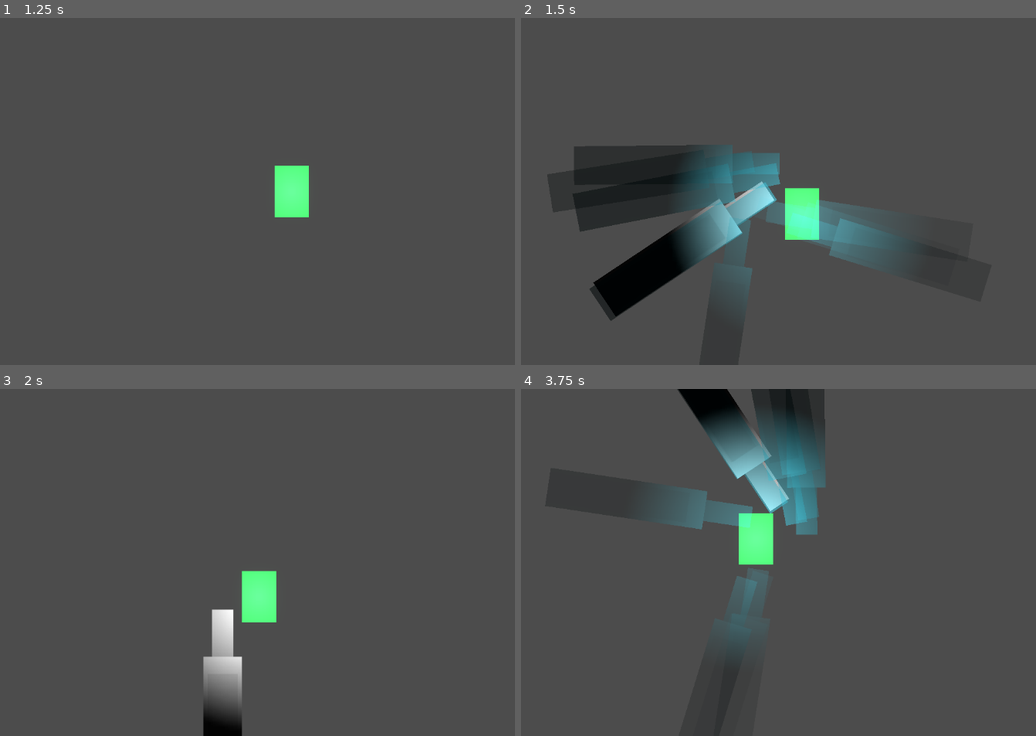
Above: before the commit, frames 1-4 (two rows, left to right).
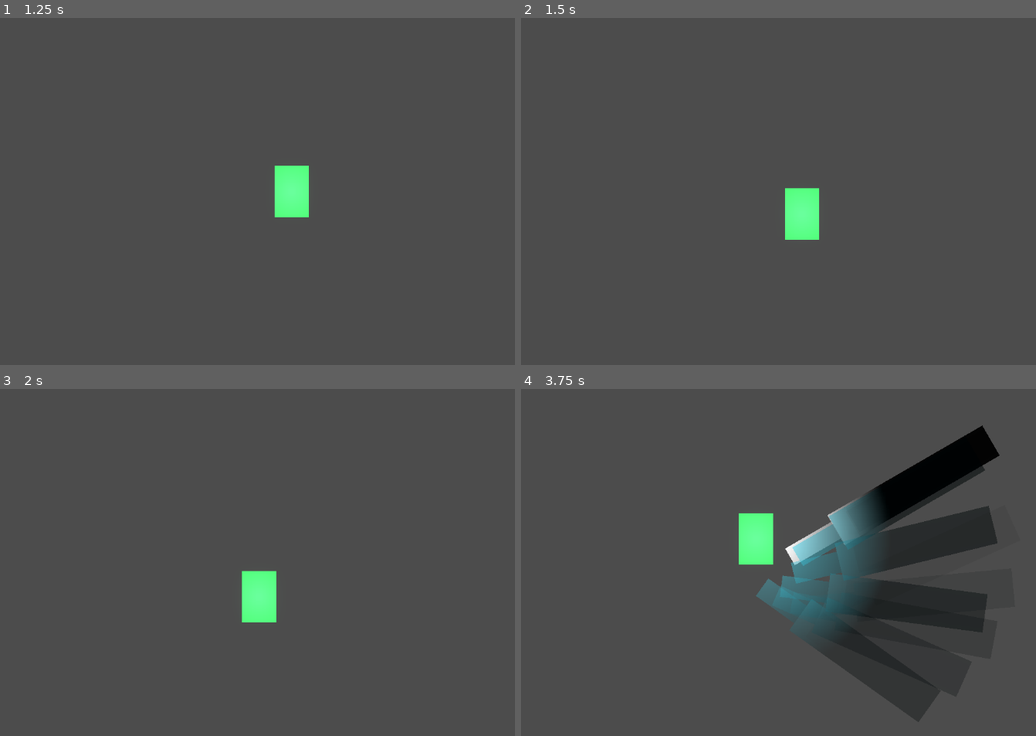
Above: after the commit, the same moments.

Repository: WMsans/top-down-rogue
Game: Godot game, scene res://scenes/main.tscn
The game is run twice, just before and just after one commit, with the same random seed, the same clock (stepped at 60 frames per second) and the same inputs.
Inputs (mouse positions are in pixels of both pictures, inside the frame that each line leads up to):
- Up to frame 1 (1.25 s): tap Enter at 0.5 s; move the mouse to (391, 174) at 0.52 s; hold D from 0.53 s (still down); tap Z at 0.6 s; click (391, 174) at 0.67 s
- Up to frame 2 (1.5 s): tap Space at 1.25 s; move the mouse to (654, 208) at 1.27 s; release D at 1.28 s; hold S from 1.28 s (still down); tap X at 1.35 s
- Up to frame 3 (2 s): keep holding S
- Up to frame 4 (3.75 s): move the mouse to (840, 486) at 2.02 s; release S at 2.03 s; hold D 2.03-2.78 s; tap C at 2.1 s; move the mouse to (747, 631) at 2.77 s; hold W 2.78-3.53 s; tap Z at 2.85 s; click (747, 631) at 2.92 s; move the mouse to (963, 614) at 3.52 s; hold A from 3.53 s (still down); tap X at 3.6 s

Frame 1 is identical in both runs. In frame 2, 14% of the frame differs, in the area x 5-85%, y 36-88%; in frame 3, 1.9%; in frame 4, 24%, in the area x 29-93%, y 0-100%.
Error in both runs: Cannot call method 'shader_create_from_spirv' on a null value. (res://src/core/world_manager.gd:97)

Commit message:
fix: mele swing

Diff:
--- a/src/weapons/melee_weapon.gd
+++ b/src/weapons/melee_weapon.gd
@@ -9,42 +9,53 @@
 
 # Visual constants
 const PIVOT_DISTANCE: float = 15.0
-const SWING_DURATION: float = 0.30
 const HALF_ARC: float = PI / 3.5
 
-# Phase timing ratios
-const PREP_END: float = 0.12
-const ACTION_END: float = 0.32
-const SETTLE_END: float = 0.60
-const RETURN_START: float = 0.60
-const RETURN_EASE_POWER: float = 2.5
+# Per-phase durations (seconds)
+const PREP_DURATION: float = 0.08
+const ACTION_DURATION: float = 0.12
+const SETTLE_DURATION: float = 0.18
+const RETURN_DURATION: float = 0.22
 
 # Swing angles
 const ANTICIPATION_PULLBACK: float = PI / 6.0
-const OVERSHOOT_ANGLE: float = PI / 5.0
-const SETTLE_BOUNCE_AMOUNT: float = PI / 14.0
-
-# Squash & stretch
+const OVERSHOOT_ANGLE: float = PI / 4.0
+const SETTLE_BOUNCE_AMOUNT: float = PI / 12.0
+const SETTLE_BOUNCE_FREQ: float = 28.0
+
+# Squash & stretch targets
 const PREP_SCALE: Vector2 = Vector2(1.25, 0.75)
 const ACTION_SCALE: Vector2 = Vector2(0.7, 1.35)
 const SETTLE_SCALE: Vector2 = Vector2(1.1, 0.92)
 
 # Distance punch
 const PUNCH_DISTANCE: float = 22.0
+
+# Lerp speeds (exponential decay rate, higher = snappier)
+const LERP_SNAP: float = 16.0
+const LERP_SMOOTH: float = 10.0
+const LERP_EASE: float = 6.0
 
 # Trail
 const TRAIL_INTERVAL: float = 0.02
 const TRAIL_LIFETIME: float = 0.15
 const TRAIL_COLOR: Color = Color(0.3, 0.9, 1.0, 0.6)
 
+enum Phase { NONE, PREP, ACTION, SETTLE, RETURN }
+
 var _cooldown_timer: float = 0.0
 var _is_swinging: bool = false
-var _elapsed: float = 0.0
+var _phase: int = Phase.NONE
+var _phase_time: float = 0.0
 var _start_angle: float = 0.0
 var _end_angle: float = 0.0
+var _swing_dir: float = 1.0
 var _facing_angle: float = 0.0
 var _visual_angle: float = NAN
 var _trail_timer: float = 0.0
+var _swing_angle: float = 0.0
+var _swing_dist: float = PIVOT_DISTANCE
+var _swing_scale: Vector2 = Vector2.ONE
 
 const IDLE_ROTATION_SPEED: float = 10.0
 
@@ -115,7 +126,12 @@
 	_facing_angle = direction.angle()
 	_start_angle = _facing_angle - HALF_ARC
 	_end_angle = _facing_angle + HALF_ARC
-	_elapsed = 0.0
+	_swing_dir = signf(_end_angle - _start_angle)
+	_swing_angle = _visual_angle
+	_swing_dist = PIVOT_DISTANCE
+	_swing_scale = Vector2.ONE
+	_phase = Phase.PREP
+	_phase_time = 0.0
 	_trail_timer = TRAIL_INTERVAL
 	_is_swinging = true
 
@@ -129,86 +145,87 @@
 
 
 func _process_swing(delta: float) -> void:
-	_elapsed += delta
+	_phase_time += delta
 	_trail_timer += delta
 
-	var t := _elapsed / SWING_DURATION
-	if t >= 1.0:
-		_is_swinging = false
-		_process_idle()
-		return
+	var target_angle: float = _facing_angle
+	var target_dist: float = PIVOT_DISTANCE
+	var target_scale: Vector2 = Vector2.ONE
+	var angle_speed: float = LERP_SMOOTH
+	var dist_speed: float = LERP_SMOOTH
+	var scale_speed: float = LERP_SMOOTH
+
+	match _phase:
+		Phase.PREP:
+			target_angle = _start_angle - ANTICIPATION_PULLBACK * _swing_dir
+			target_dist = PIVOT_DISTANCE * 0.85
+			target_scale = PREP_SCALE
+			angle_speed = LERP_SMOOTH
+			dist_speed = LERP_SMOOTH
+			scale_speed = LERP_SMOOTH
+			if _phase_time >= PREP_DURATION:
+				_phase = Phase.ACTION
+				_phase_time = 0.0
+
+		Phase.ACTION:
+			target_angle = _end_angle + OVERSHOOT_ANGLE * _swing_dir
+			target_dist = PUNCH_DISTANCE
+			target_scale = ACTION_SCALE
+			angle_speed = LERP_SNAP
+			dist_speed = LERP_SNAP
+			scale_speed = LERP_SNAP
+			if _phase_time >= ACTION_DURATION:
+				_phase = Phase.SETTLE
+				_phase_time = 0.0
+
+		Phase.SETTLE:
+			var decay := maxf(0.0, 1.0 - _phase_time / SETTLE_DURATION)
+			target_angle = _end_angle + sin(_phase_time * SETTLE_BOUNCE_FREQ) * SETTLE_BOUNCE_AMOUNT * decay * _swing_dir
+			target_dist = PIVOT_DISTANCE
+			target_scale = Vector2.ONE + (SETTLE_SCALE - Vector2.ONE) * decay
+			angle_speed = LERP_SMOOTH
+			dist_speed = LERP_SMOOTH
+			scale_speed = LERP_SMOOTH
+			if _phase_time >= SETTLE_DURATION:
+				_phase = Phase.RETURN
+				_phase_time = 0.0
+
+		Phase.RETURN:
+			target_angle = _facing_angle
+			target_dist = PIVOT_DISTANCE
+			target_scale = Vector2.ONE
+			angle_speed = LERP_EASE
+			dist_speed = LERP_EASE
+			scale_speed = LERP_EASE
+			if _phase_time >= RETURN_DURATION:
+				_is_swinging = false
+				_visual_angle = _swing_angle
+				_process_idle()
+				return
+
+		_:
+			_is_swinging = false
+			_process_idle()
+			return
+
+	var angle_factor: float = 1.0 - exp(-angle_speed * delta)
+	var dist_factor: float = 1.0 - exp(-dist_speed * delta)
+	var scale_factor: float = 1.0 - exp(-scale_speed * delta)
+
+	_swing_angle = lerp_angle(_swing_angle, target_angle, angle_factor)
+	_swing_dist = lerpf(_swing_dist, target_dist, dist_factor)
+	_swing_scale = _swing_scale.lerp(target_scale, scale_factor)
 
 	visual.position = Vector2.ZERO
 	visual.rotation = 0.0
-
-	var current_angle := _get_swing_angle(t)
-	var dist := _get_swing_distance(t)
-	_sprite.position = Vector2(cos(current_angle), sin(current_angle)) * dist
-	_sprite.rotation = current_angle + PI / 2.0
-	_sprite.scale = _get_swing_scale(t)
-
-	var interval := TRAIL_INTERVAL * (0.5 if t >= PREP_END and t < ACTION_END else 1.0)
+	_sprite.position = Vector2(cos(_swing_angle), sin(_swing_angle)) * _swing_dist
+	_sprite.rotation = _swing_angle + PI / 2.0
+	_sprite.scale = _swing_scale
+
+	var interval := TRAIL_INTERVAL * (0.5 if _phase == Phase.ACTION else 1.0)
 	if _trail_timer >= interval:
 		_trail_timer -= interval
 		_spawn_trail()
-
-
-func _get_swing_angle(t: float) -> float:
-	var swing_dir := signf(_end_angle - _start_angle)
-
-	if t < PREP_END:
-		var prep_t := t / PREP_END
-		var eased := _ease_out_quad(prep_t)
-		var pullback_target := _start_angle - ANTICIPATION_PULLBACK * swing_dir
-		return lerpf(_start_angle, pullback_target, eased)
-
-	elif t < ACTION_END:
-		var action_t := (t - PREP_END) / (ACTION_END - PREP_END)
-		var eased := _ease_in_out_cubic(action_t)
-		var pullback_angle := _start_angle - ANTICIPATION_PULLBACK * swing_dir
-		var overshoot_target := _end_angle + OVERSHOOT_ANGLE * swing_dir
-		return lerpf(pullback_angle, overshoot_target, eased)
-
-	elif t < SETTLE_END:
-		var settle_t := (t - ACTION_END) / (SETTLE_END - ACTION_END)
-		var overshoot_target := _end_angle + OVERSHOOT_ANGLE * swing_dir
-		var base := lerpf(overshoot_target, _end_angle, _ease_out_quad(settle_t))
-		var bounce := sin(settle_t * PI * 3.0) * SETTLE_BOUNCE_AMOUNT * (1.0 - settle_t)
-		return base + bounce * swing_dir
-
-	else:
-		var return_t := (t - RETURN_START) / (1.0 - RETURN_START)
-		var eased_return := ease(return_t, RETURN_EASE_POWER)
-		return lerpf(_end_angle, _facing_angle, eased_return)
-
-
-func _get_swing_distance(t: float) -> float:
-	if t < PREP_END:
-		var prep_t := t / PREP_END
-		return lerpf(PIVOT_DISTANCE, PIVOT_DISTANCE * 0.85, _ease_out_quad(prep_t))
-	elif t < ACTION_END:
-		var action_t := (t - PREP_END) / (ACTION_END - PREP_END)
-		var punch := sin(action_t * PI)
-		return lerpf(PIVOT_DISTANCE * 0.85, PIVOT_DISTANCE, action_t) + punch * (PUNCH_DISTANCE - PIVOT_DISTANCE)
-	else:
-		return PIVOT_DISTANCE
-
-
-func _get_swing_scale(t: float) -> Vector2:
-	if t < PREP_END:
-		var prep_t := t / PREP_END
-		return Vector2.ONE.lerp(PREP_SCALE, _ease_out_quad(prep_t))
-	elif t < ACTION_END:
-		var action_t := (t - PREP_END) / (ACTION_END - PREP_END)
-		if action_t < 0.5:
-			return PREP_SCALE.lerp(ACTION_SCALE, _ease_in_out_cubic(action_t * 2.0))
-		else:
-			return ACTION_SCALE.lerp(Vector2.ONE, _ease_out_quad((action_t - 0.5) * 2.0))
-	elif t < SETTLE_END:
-		var settle_t := (t - ACTION_END) / (SETTLE_END - ACTION_END)
-		return Vector2.ONE.lerp(SETTLE_SCALE, (1.0 - settle_t) * sin(settle_t * PI))
-	else:
-		return Vector2.ONE
 
 
 func _spawn_trail() -> void:
@@ -225,18 +242,6 @@
 	tween.tween_callback(trail.queue_free)
 
 
-func _ease_out_quad(t: float) -> float:
-	return 1.0 - (1.0 - t) * (1.0 - t)
-
-
-func _ease_in_out_cubic(t: float) -> float:
-	if t < 0.5:
-		return 4.0 * t * t * t
-	else:
-		var f := -2.0 * t + 2.0
-		return 1.0 - f * f * f / 2.0
-
-
 func _get_world_manager(user: Node) -> Node:
 	if user.has_method("get_world_manager"):
 		return user.get_world_manager()
